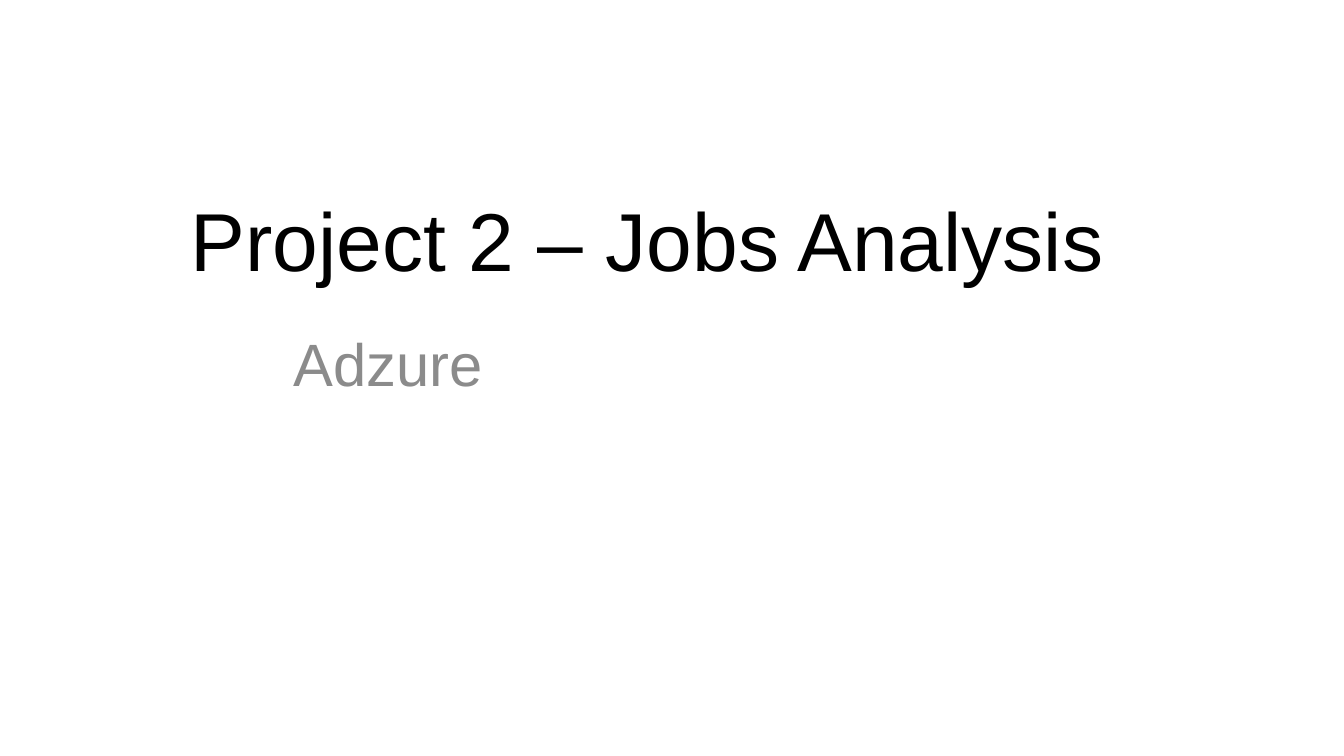
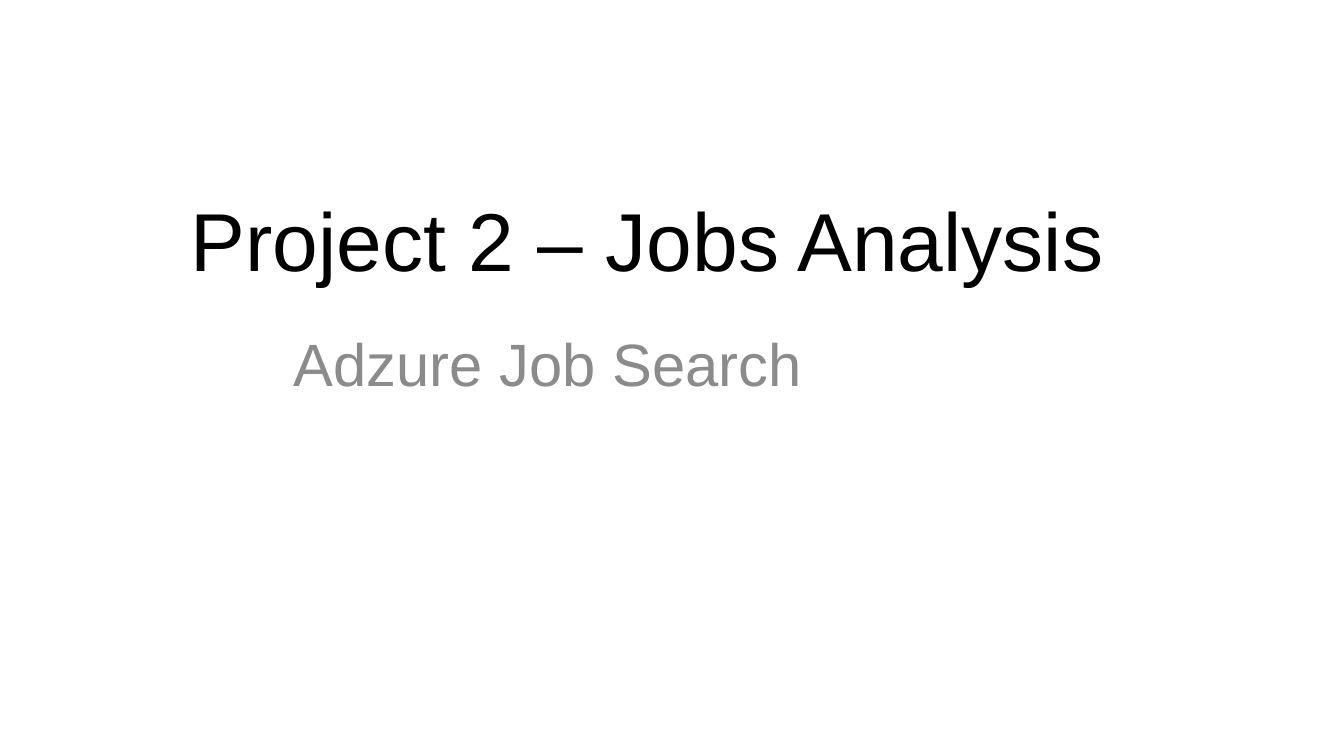
Before and after one commit to owenmeyer3/job-search-challenge, a slide deck: slide 1 of NU-Project2_Jobs Analysis.pptx. Drawn at 1344x756 pixels with LibreOffice and Linux fonts; fonts in the diff are those of the drawing; background and template pictures are left out. Boxes give left, top, right and bottom in pixels: in the first picture for what was removed or moved away, otherwise in the second. Text is boxed around its words. In the diff, an @@ line names an element or a change of style, - is before the commit and + after.

```diff
--- a/NU-Project2_Jobs Analysis.pptx
+++ b/NU-Project2_Jobs Analysis.pptx
@@ subtitle at bbox=[294, 343, 801, 387]: text changed @@
-Adzure
+Adzure Job Search
```
Also in this commit, not shown: 2 other slides changed, 4 slides added, 6 slides removed.
